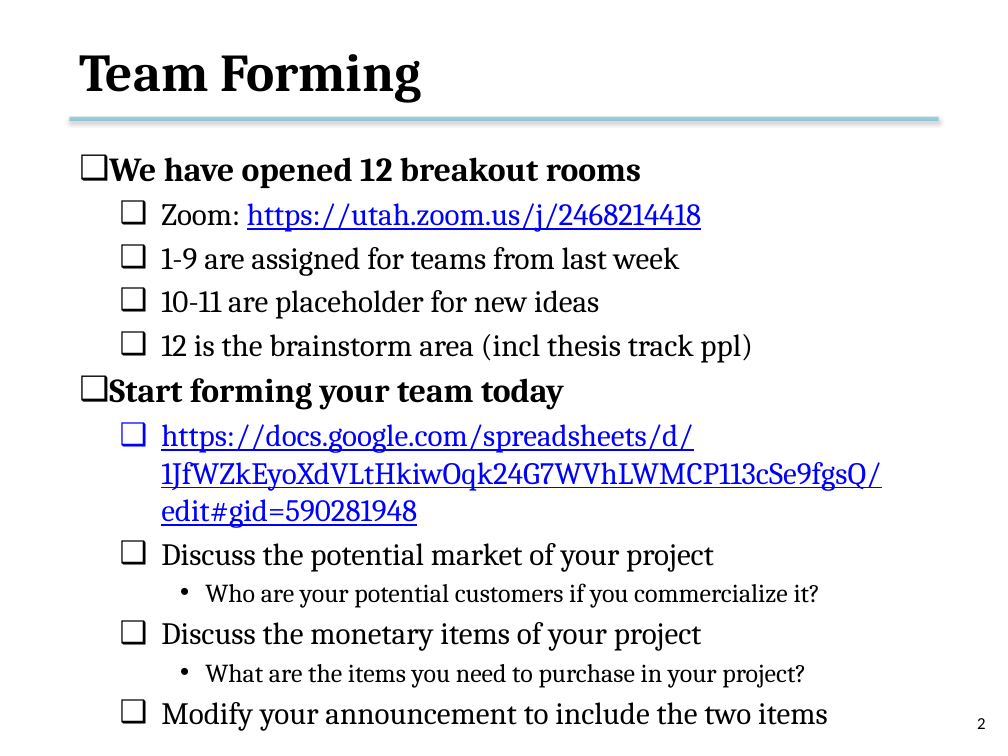
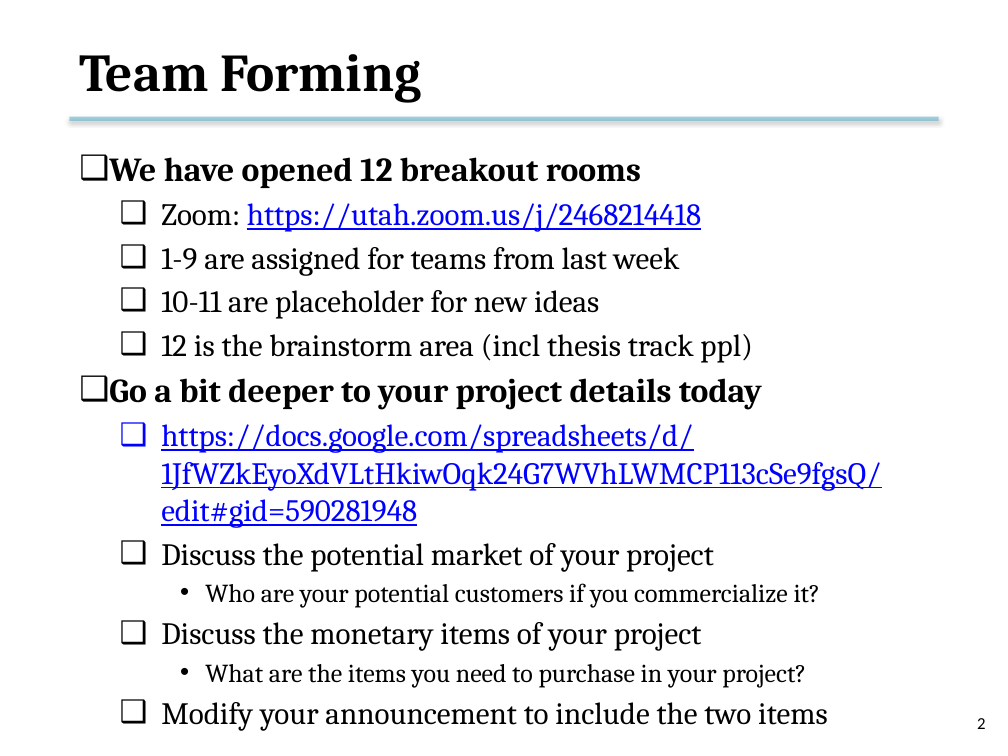
Before and after one commit to tsung-wei-huang/cs3992, a slide deck: slide 2 of slides/lecture9.pptx. Drawn at 1008x756 pixels with LibreOffice and Linux fonts; fonts in the diff are those of the drawing; background and template pictures are left out. Boxes give left, top, right and bottom in pixels: in the first picture for what was removed or moved away, otherwise in the second. Text is boxed around its words. In the diff, an @@ line names an element or a change of style, - is before the commit and + after.

Commit message:
updated lecture9

```diff
--- a/slides/lecture9.pptx
+++ b/slides/lecture9.pptx
@@ text at (x1=109, y1=378, x2=762, y2=410): text changed @@
-❑ Start forming your team today
+❑ Go a bit deeper to your project details today
```
Also in this commit, not shown: 1 other file.
